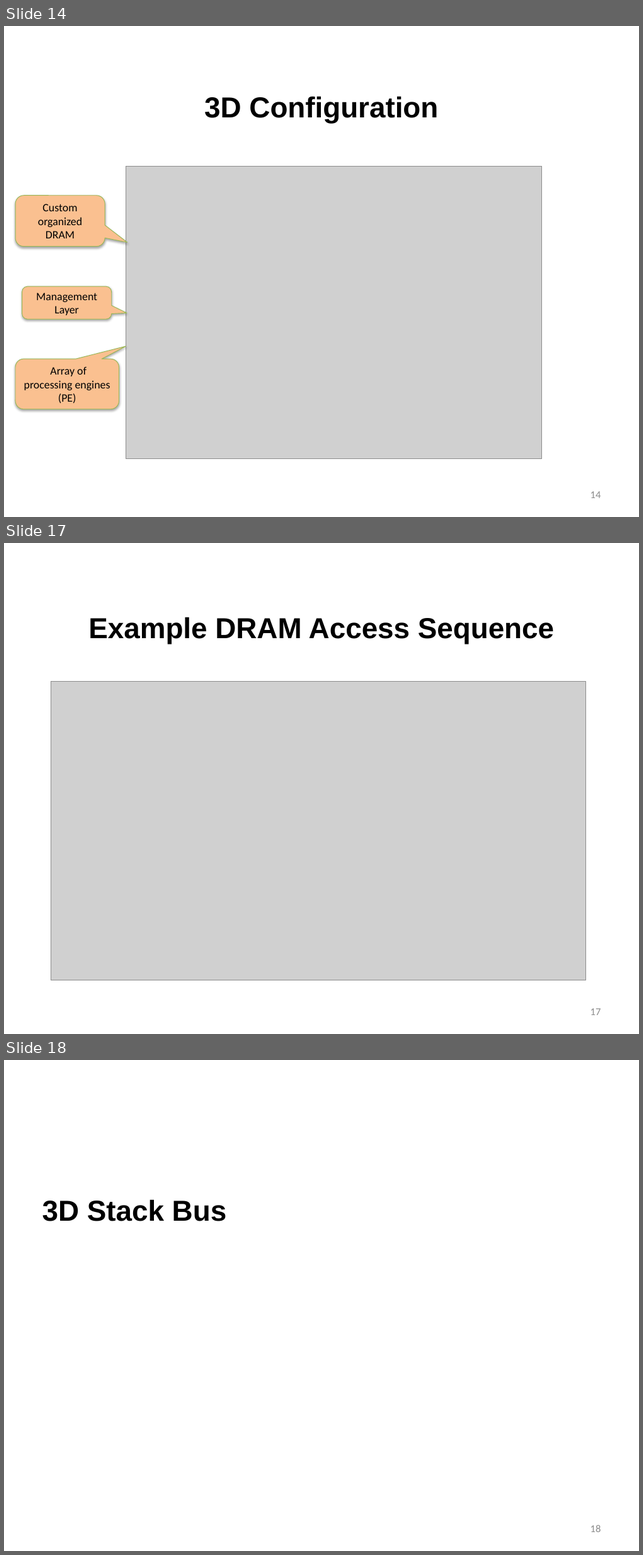
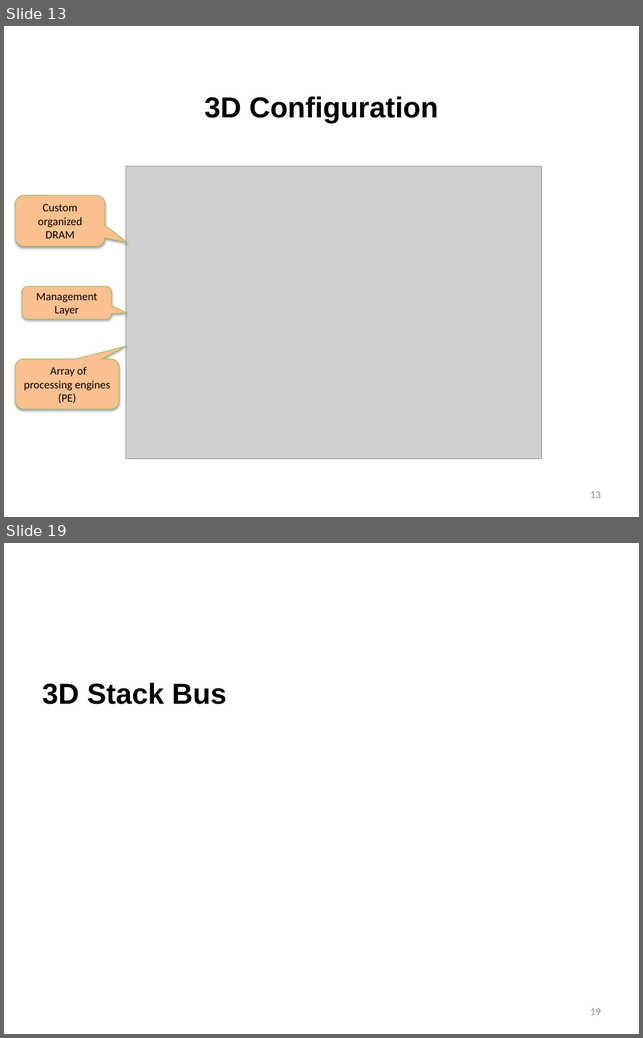
Before and after one commit to lbbaker5900/ece-cortical-MainResearch, a slide deck: 3DSystem/DOC/Status.pptx. Shown one above the other, each under a label of ours: slides 14, 17 and 18 before the commit, slides 13 and 19 after it; the slides between them are not shown. The pictures are 643x1555 and 643x1038 pixels, drawn with LibreOffice and Linux fonts; fonts in the diff are those of the drawing; grey boxes stand for pictures; background and template pictures are left out. Boxes give left, top, right and bottom in pixels: in the first picture for what was removed or moved away, otherwise in the second. Text is boxed around its words. In the diff, an @@ line names an element or a change of style, - is before the commit and + after.

```diff
--- a/3DSystem/DOC/Status.pptx
+++ b/3DSystem/DOC/Status.pptx
@@ slide 17 removed at [4,543,639,1034], background #FFFFFF @@
@@ title removed at [88,617,554,644] @@
-Example DRAM Access Sequence
@@ picture removed at [51,682,586,980] @@
@@ page number removed at [591,1008,601,1015] @@
-17
@@ what was slide 14 is now slide 13 @@
@@ page number at [591,491,601,498]: text changed @@
-14
+13
@@ what was slide 18 is now slide 19 @@
@@ page number at [591,1008,601,1015]: text changed @@
-18
+19
```
Also in this commit, not shown: 7 slides changed, 2 slides added, 4 other slides removed, 5 other files.
